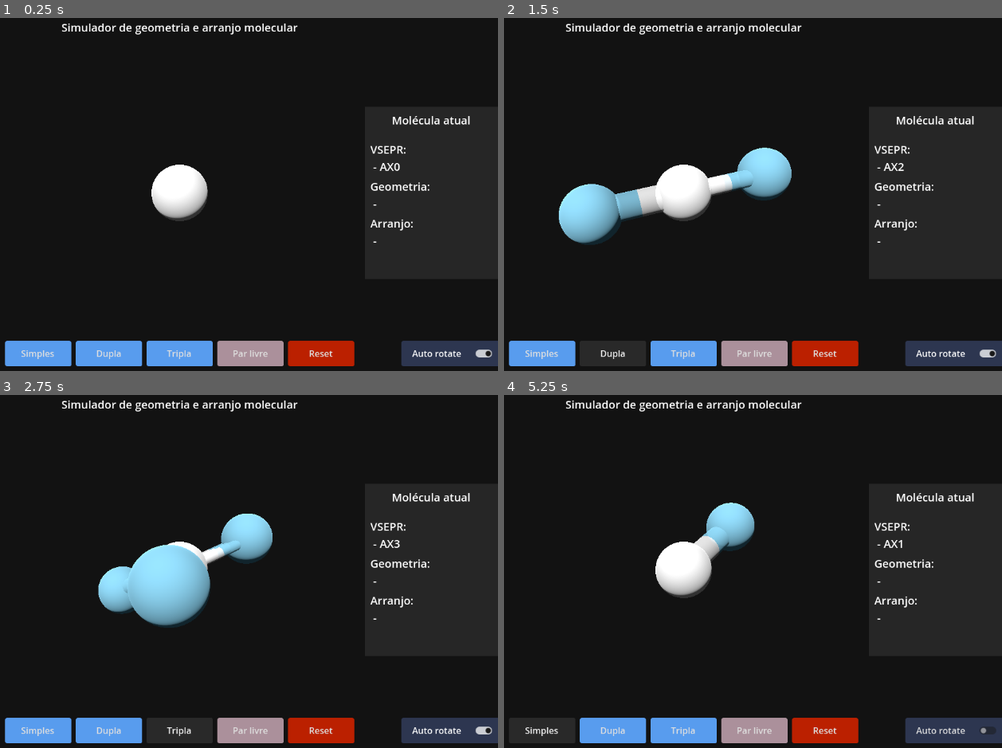
Above: before the commit, frames 1-4 (two rows, left to right).
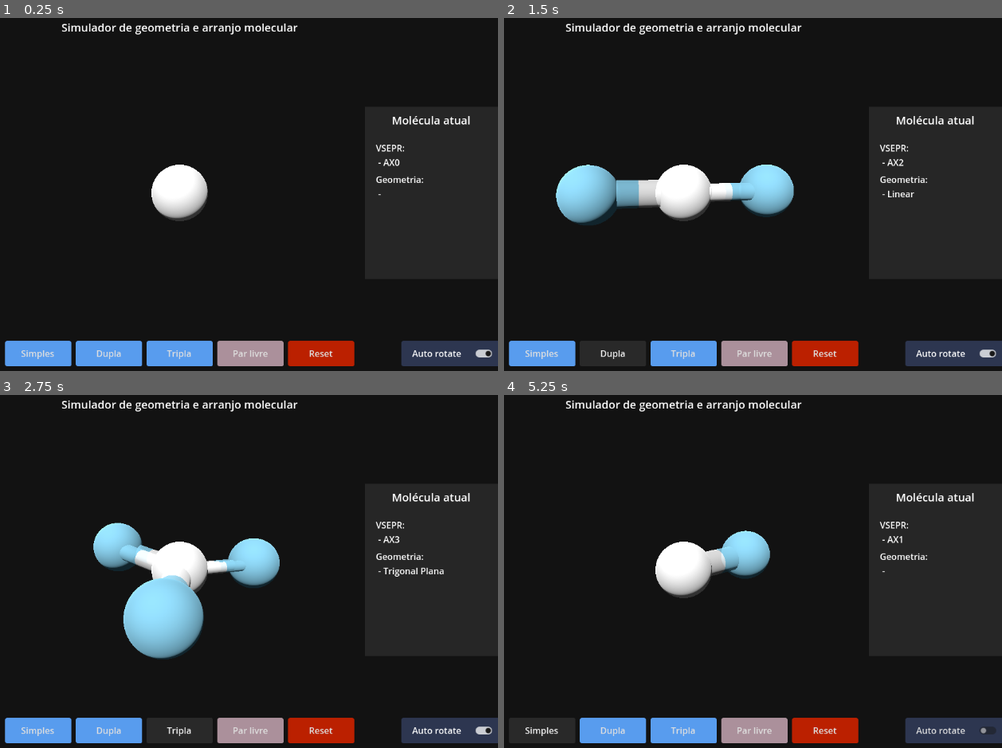
Above: after the commit, the same moments.

Repository: Leminence/molecules-forms
Game: Godot game, scene res://Main/main.tscn
The game is run twice, just before and just after one commit, with the same random seed, the same clock (stepped at 60 frames per second) and the same inputs.
Inputs:
- Up to frame 1 (0.25 s): no input
- Up to frame 2 (1.5 s): click "Simples" at 0.5 s; click "Dupla" at 1.25 s
- Up to frame 3 (2.75 s): click "Tripla" at 2 s
- Up to frame 4 (5.25 s): click "Par livre" at 2.75 s; click "Reset" at 3.5 s; click "Auto rotate" at 4.25 s; click "Simples" at 5 s

The runs differ from the first frame. In frame 1, 0.6% of the frame differs, in the area x 30-87%, y 35-64%; in frame 2, 5.4%; in frame 3, 8.5%, in the area x 18-90%, y 33-75%; in frame 4, 2.7%.

Commit message:
Dados das geometrias e arranjos

Diff:
--- a/Main/main.tscn
+++ b/Main/main.tscn
@@ -32,6 +32,8 @@
 corner_radius_bottom_right = 3
 corner_radius_bottom_left = 4
 
+[sub_resource type="LabelSettings" id="LabelSettings_qvhan"]
+
 [node name="Main" type="Node"]
 
 [node name="WorldEnvironment" type="WorldEnvironment" parent="."]
@@ -178,6 +180,8 @@
 anchor_bottom = 1.0
 grow_horizontal = 2
 grow_vertical = 2
+theme_override_constants/margin_left = 20
+theme_override_constants/margin_right = 20
 
 [node name="Vbox" type="VBoxContainer" parent="UI/Control/Control/MarginContainer"]
 layout_mode = 2
@@ -190,8 +194,7 @@
 
 [node name="Vbox" type="VBoxContainer" parent="UI/Control/Control/MarginContainer/Vbox"]
 layout_mode = 2
-size_flags_horizontal = 0
-size_flags_vertical = 4
+size_flags_vertical = 3
 theme_override_constants/separation = 8
 
 [node name="VSEPR" type="Label" parent="UI/Control/Control/MarginContainer/Vbox/Vbox"]
@@ -200,6 +203,7 @@
 size_flags_vertical = 0
 text = "VSEPR:
  -"
+label_settings = SubResource("LabelSettings_qvhan")
 
 [node name="Geometria" type="Label" parent="UI/Control/Control/MarginContainer/Vbox/Vbox"]
 unique_name_in_owner = true
@@ -207,13 +211,15 @@
 size_flags_vertical = 0
 text = "Geometria:
  -"
+label_settings = SubResource("LabelSettings_qvhan")
 
 [node name="Arranjo" type="Label" parent="UI/Control/Control/MarginContainer/Vbox/Vbox"]
 unique_name_in_owner = true
 layout_mode = 2
-size_flags_vertical = 0
+size_flags_vertical = 2
 text = "Arranjo:
  -"
+label_settings = SubResource("LabelSettings_qvhan")
 
 [connection signal="pressed" from="UI/Control/Buttons/HBox/SimpleButton" to="MoleculeGenerator" method="_on_new_atom_pressed" binds= [1]]
 [connection signal="pressed" from="UI/Control/Buttons/HBox/DualButton" to="MoleculeGenerator" method="_on_new_atom_pressed" binds= [2]]
--- a/Main/molecule.gd
+++ b/Main/molecule.gd
@@ -1,9 +1,10 @@
 extends Node3D
 
 var rotation_speed: float = 0.01
-var clamp_x_deg: Vector2 = Vector2(-80, 80) # limite para evitar virar de cabeça pra baixo
 var rotating: bool = false
 var auto_rotating: bool = true
+
+var clamp_x_deg: Vector2 = Vector2(-80, 80) # limite para evitar virar de cabeça pra baixo
 
 func _unhandled_input(event):
 	if event is InputEventMouseButton:
@@ -22,7 +23,7 @@
 func _physics_process(delta: float) -> void:
 	if not rotating and auto_rotating:
 		rotate_y(rotation_speed * delta * 15)
-		rotate_z(rotation_speed * delta * 15)
+		rotate_x(rotation_speed * delta * 15)
 
 
 func _on_auto_rotate_toggled(toggled_on: bool) -> void:
--- /dev/null
+++ b/Main/molecule_data.gd
@@ -0,0 +1,108 @@
+# molecular_data.gd
+extends Node
+
+const GEOMETRIES = {
+	# Formato: "pares_ligantes_pares_livres": {dados}
+
+	"2_0": {
+		"geometria": "Linear",
+		"arranjo": "Linear",
+		"angulo": 180,
+		"exemplo": "CO₂, BeH₂"
+	},
+
+	"3_0": {
+		"geometria": "Trigonal Plana",
+		"arranjo": "Trigonal Plana",
+		"angulo": 120,
+		"exemplo": "BF₃, SO₃"
+	},
+
+	"2_1": {
+		"geometria": "Angular",
+		"arranjo": "Trigonal Plana",
+		"angulo": 117,
+		"exemplo": "SO₂, O₃"
+	},
+
+	"4_0": {
+		"geometria": "Tetraédrica",
+		"arranjo": "Tetraédrica",
+		"angulo": 109.5,
+		"exemplo": "CH₄, CCl₄"
+	},
+
+	"3_1": {
+		"geometria": "Piramidal",
+		"arranjo": "Tetraédrica",
+		"angulo": 107,
+		"exemplo": "NH₃, PH₃"
+	},
+
+	"2_2": {
+		"geometria": "Angular",
+		"arranjo": "Tetraédrica",
+		"angulo": 104.5,
+		"exemplo": "H₂O, H₂S"
+	},
+
+	"5_0": {
+		"geometria": "Bipiramidal Trigonal",
+		"arranjo": "Bipiramidal Trigonal",
+		"angulo": [90, 120, 180],
+		"exemplo": "PCl₅, PF₅"
+	},
+
+	"4_1": {
+		"geometria": "Gangorra",
+		"arranjo": "Bipiramidal Trigonal",
+		"angulo": [90, 120],
+		"exemplo": "SF₄, TeCl₄"
+	},
+
+	"3_2": {
+		"geometria": "Forma de T",
+		"arranjo": "Bipiramidal Trigonal",
+		"angulo": 90,
+		"exemplo": "ClF₃, BrF₃"
+	},
+
+	"2_3": {
+		"geometria": "Linear",
+		"arranjo": "Bipiramidal Trigonal",
+		"angulo": 180,
+		"exemplo": "XeF₂, I₃⁻"
+	},
+
+	"6_0": {
+		"geometria": "Octaédrica",
+		"arranjo": "Octaédrica",
+		"angulo": 90,
+		"exemplo": "SF₆, Mo(CO)₆"
+	},
+
+	"5_1": {
+		"geometria": "Piramidal Quadrada",
+		"arranjo": "Octaédrica",
+		"angulo": 90,
+		"exemplo": "BrF₅, IF₅"
+	},
+
+	"4_2": {
+		"geometria": "Quadrado Planar",
+		"arranjo": "Octaédrica",
+		"angulo": 90,
+		"exemplo": "XeF₄, ICl₄⁻"
+	}
+}
+
+# Função auxiliar para buscar
+func get_geometry(ligantes: int, livres: int) -> Dictionary:
+	var key = str(ligantes) + "_" + str(livres)
+	if key in GEOMETRIES:
+		return GEOMETRIES[key]
+	return {}
+
+# Função para obter todas as chaves
+func get_all_keys() -> Array:
+	return GEOMETRIES.keys()
--- a/Main/molecule_generator.gd
+++ b/Main/molecule_generator.gd
@@ -10,6 +10,8 @@
 @export var atom_color: Color = Color.SKY_BLUE
 @export var free_pair_color: Color = Color.BEIGE
 @export var eletron_color: Color = Color.YELLOW
+
+@onready var molecular_data = preload("res://Main/molecule_data.gd").new()
 
 var central_atom: MeshInstance3D
 var atoms: Array = []
@@ -271,8 +273,11 @@
 			freepair_num += 1
 
 	vsepr_label.text = "VSEPR:\n - AX" + str(atom_num) + ("E" + (str(freepair_num)if freepair_num > 1 else "") if freepair_num > 0 else "")
-	geometria_label.text = "Geometria:\n - "
-	arranjo_label.text = "Arranjo:\n - "
+
+	var data = molecular_data.get_geometry(atom_num, freepair_num)
+
+	geometria_label.text = "Geometria:\n - " + (data["geometria"] if atom_num > 1 else "")
+	arranjo_label.text = ("Arranjo:\n - " + data["arranjo"] if atom_num > 1 and freepair_num > 0 else "")
 
 # Cria um novo átomo e sua ligação ao átomo central ao clicar no botão
 func _on_new_atom_pressed(num: int) -> void:
--- a/project.godot
+++ b/project.godot
@@ -20,6 +20,10 @@
 window/size/mode=2
 window/stretch/aspect="expand"
 
+[physics]
+
+common/physics_interpolation=true
+
 [rendering]
 
 renderer/rendering_method="gl_compatibility"
Not shown: 1 places in Main/main.tscn that only renumber resources
Not shown, added: Main/molecule_data.gd.uid
